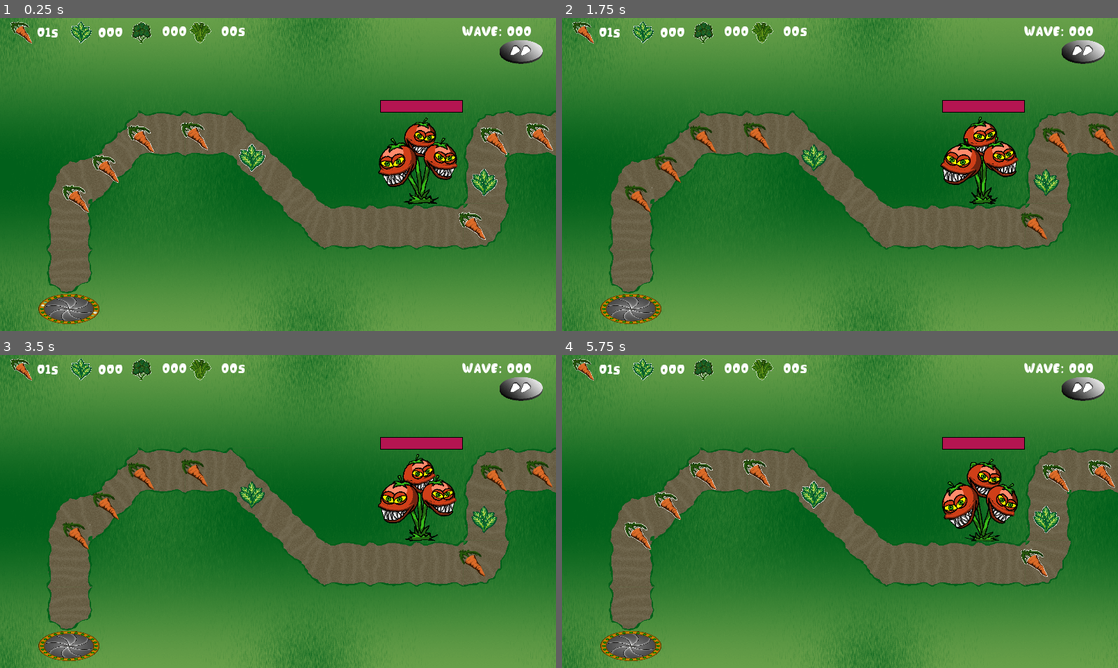
Above: before the commit, frames 1-4 (two rows, left to right).
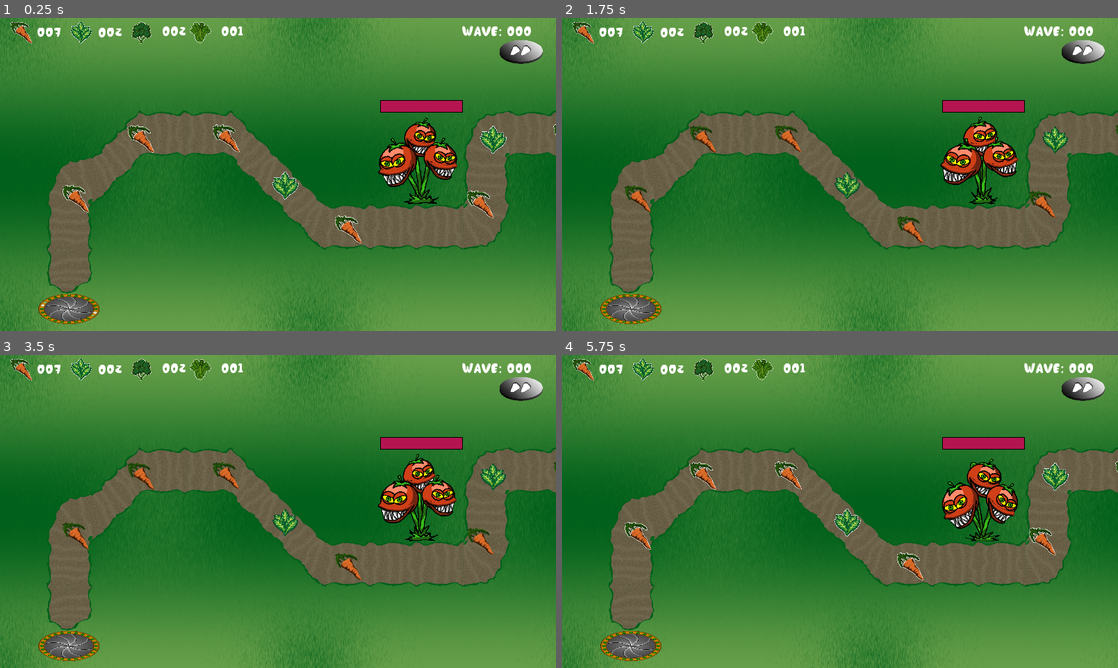
Above: after the commit, the same moments.

Repository: tomwb/Ggjam-2023
Game: Godot game, scene res://scennes/Levels/Level1.tscn
Same seed, same stepped clock (60 frames per second), same inputs: the game is played once before the commit and once after it. This scene is started directly instead of the project's main scene. Sound files missing from this copy of the repository are replaced by a short silence.
Inputs (mouse positions are in pixels of both pictures, inside the frame that each line leads up to):
- Up to frame 1 (0.25 s): no input
- Up to frame 2 (1.75 s): click (1084, 52) at 0.5 s; click (1084, 52) at 1.25 s
- Up to frame 3 (3.5 s): click (522, 389) at 2 s; tap Enter at 2.75 s; move the mouse to (400, 495) at 2.77 s; click (400, 495) at 2.92 s
- Up to frame 4 (5.75 s): move the mouse to (728, 527) at 3.52 s; click (728, 527) at 3.67 s; move the mouse to (895, 442) at 4.27 s; click (895, 442) at 4.42 s; move the mouse to (812, 574) at 5.02 s; click (812, 574) at 5.17 s

The runs differ from the first frame. In frame 1, 2.6% of the frame differs, in the area x 8-100%, y 2-72%; in frame 2, 2.2%; in frame 3, 2.2%; in frame 4, 2.6%.

Commit message:
level

Diff:
--- a/scennes/BunnyBullet.tscn
+++ b/scennes/BunnyBullet.tscn
@@ -42,7 +42,7 @@
 
 [node name="AnimatedSprite" type="AnimatedSprite" parent="."]
 frames = SubResource( 5 )
-frame = 2
+frame = 1
 playing = true
 
 [node name="CollisionShape2D" type="CollisionShape2D" parent="."]
--- a/scennes/Enemies/BionicPotato.tscn
+++ b/scennes/Enemies/BionicPotato.tscn
@@ -104,18 +104,6 @@
 "update": 1,
 "values": [ false, true, false ]
 }
-tracks/5/type = "value"
-tracks/5/path = NodePath("Atack/AttackSound:playing")
-tracks/5/interp = 1
-tracks/5/loop_wrap = true
-tracks/5/imported = false
-tracks/5/enabled = true
-tracks/5/keys = {
-"times": PoolRealArray( 0 ),
-"transitions": PoolRealArray( 1 ),
-"update": 1,
-"values": [ true ]
-}
 
 [sub_resource type="Animation" id=8]
 resource_name = "idle"
@@ -152,8 +140,8 @@
 height = 204.0
 
 [sub_resource type="CapsuleShape2D" id=5]
-radius = 62.0
-height = 240.0
+radius = 0.01
+height = 0.01
 
 [sub_resource type="CircleShape2D" id=9]
 radius = 538.199
--- a/scennes/EnemyBullet.tscn
+++ b/scennes/EnemyBullet.tscn
@@ -83,6 +83,7 @@
 [node name="AnimatedSprite" type="AnimatedSprite" parent="."]
 frames = SubResource( 13 )
 animation = "idle"
+frame = 9
 playing = true
 
 [node name="VisibilityNotifier2D" type="VisibilityNotifier2D" parent="."]
--- a/scennes/Levels/Level1.tscn
+++ b/scennes/Levels/Level1.tscn
@@ -161,13 +161,16 @@
 curve = SubResource( 1 )
 
 [node name="BionicPotato" parent="." instance=ExtResource( 5 )]
-position = Vector2( 3278, 427 )
+position = Vector2( 2729, 246 )
 
 [node name="TowerTomato" parent="." instance=ExtResource( 2 )]
 position = Vector2( 1456, 496 )
 
 [node name="TowerTomato2" parent="." instance=ExtResource( 2 )]
-position = Vector2( 6122, 301 )
+position = Vector2( 4064, 384 )
+
+[node name="TowerTomato3" parent="." instance=ExtResource( 2 )]
+position = Vector2( 4369, 683 )
 
 [node name="StartPosition2D" type="Position2D" parent="."]
 position = Vector2( 239, 1001 )
@@ -193,33 +196,41 @@
 position = Vector2( 263, 624 )
 
 [node name="CollectibleItem2" parent="Itens" instance=ExtResource( 7 )]
-position = Vector2( 673, 407 )
+position = Vector2( 782, 416 )
 
 [node name="CollectibleItem6" parent="Itens" instance=ExtResource( 7 )]
-position = Vector2( 1632, 718 )
+position = Vector2( 1660, 643 )
 
 [node name="CollectibleItem7" parent="Itens" instance=ExtResource( 7 )]
-position = Vector2( 1672, 568 )
+position = Vector2( 1703, 421 )
 type = 2
 
 [node name="CollectibleItem8" parent="Itens" instance=ExtResource( 7 )]
-position = Vector2( 1706, 424 )
+position = Vector2( 3057, 718 )
+type = 1
+
+[node name="CollectibleItem12" parent="Itens" instance=ExtResource( 7 )]
+position = Vector2( 3238, 722 )
+type = 3
 
 [node name="CollectibleItem9" parent="Itens" instance=ExtResource( 7 )]
-position = Vector2( 1864, 410 )
+position = Vector2( 2814, 707 )
+
+[node name="CollectibleItem11" parent="Itens" instance=ExtResource( 7 )]
+position = Vector2( 1959, 412 )
 
 [node name="CollectibleItem10" parent="Itens" instance=ExtResource( 7 )]
-position = Vector2( 2042, 413 )
+position = Vector2( 2226, 412 )
 type = 1
 
 [node name="CollectibleItem3" parent="Itens" instance=ExtResource( 7 )]
-position = Vector2( 366, 521 )
+position = Vector2( 1204, 730 )
 
 [node name="CollectibleItem5" parent="Itens" instance=ExtResource( 7 )]
 position = Vector2( 488, 418 )
 
 [node name="CollectibleItem4" parent="Itens" instance=ExtResource( 7 )]
-position = Vector2( 870, 483 )
+position = Vector2( 985, 579 )
 monitorable = false
 type = 2
 
--- a/scripts/BionicPotato.gd
+++ b/scripts/BionicPotato.gd
@@ -50,4 +50,4 @@
 func _on_Atack_area_entered(area):
 	if area.is_in_group("BUNNY"):
 		if area.get_parent().has_method("setDamage"):
-			area.get_parent().setDamage(2)
+			area.get_parent().setDamage(1)
--- a/scripts/CollectibleItem.gd
+++ b/scripts/CollectibleItem.gd
@@ -4,10 +4,12 @@
 const PRE_TEXTURE_BASIC =  preload("res://sprites/collectibles/pickup-Recovered.png")
 const PRE_TEXTURE_STRONG =  preload("res://sprites/collectibles/pickup-forca.png")
 const PRE_TEXTURE_FAST =  preload("res://sprites/collectibles/pickup-velocidade.png")
+const PRE_TEXTURE_SHOOTER =  preload("res://sprites/collectibles/pickup-visao.png")
+
 var collected = false
 
 enum  bunniesTypes {
-	Basic, Fast, Strong
+	Basic, Fast, Strong, Shooter
 }
 
 export(bunniesTypes) var type = bunniesTypes.Basic setget set_bunny_type
@@ -26,6 +28,8 @@
 		$Sprite.set_texture(PRE_TEXTURE_STRONG)
 	if type == bunniesTypes.Fast:
 		$Sprite.set_texture(PRE_TEXTURE_FAST)
+	if type == bunniesTypes.Shooter:
+		$Sprite.set_texture(PRE_TEXTURE_SHOOTER)
 
 func _on_CollectibleItem_area_entered(area):
 	if area.is_in_group("BUNNY") and !collected:
--- a/scripts/GameController.gd
+++ b/scripts/GameController.gd
@@ -8,10 +8,10 @@
 
 var bunnies = []
 var wave = 0
-var collectibleCarrot = 15
-var collectibleStrong = 0
-var collectibleFast = 0
-var collectibleShooter = 5
+var collectibleCarrot = 7
+var collectibleStrong = 2
+var collectibleFast = 2
+var collectibleShooter = 1
 
 func _ready():
 	pass
--- a/shaders/BunnyShader.tres
+++ b/shaders/BunnyShader.tres
@@ -41,6 +41,6 @@
 shader_param/OLDCOLOR1 = Color( 1, 1, 1, 1 )
 shader_param/OLDCOLOR2 = Color( 0, 0, 0, 1 )
 shader_param/OLDCOLOR3 = null
-shader_param/NEWCOLOR1 = Color( 1, 1, 1, 1 )
+shader_param/NEWCOLOR1 = Color( 0.501961, 0.682353, 0.956863, 1 )
 shader_param/NEWCOLOR2 = null
 shader_param/NEWCOLOR3 = null
